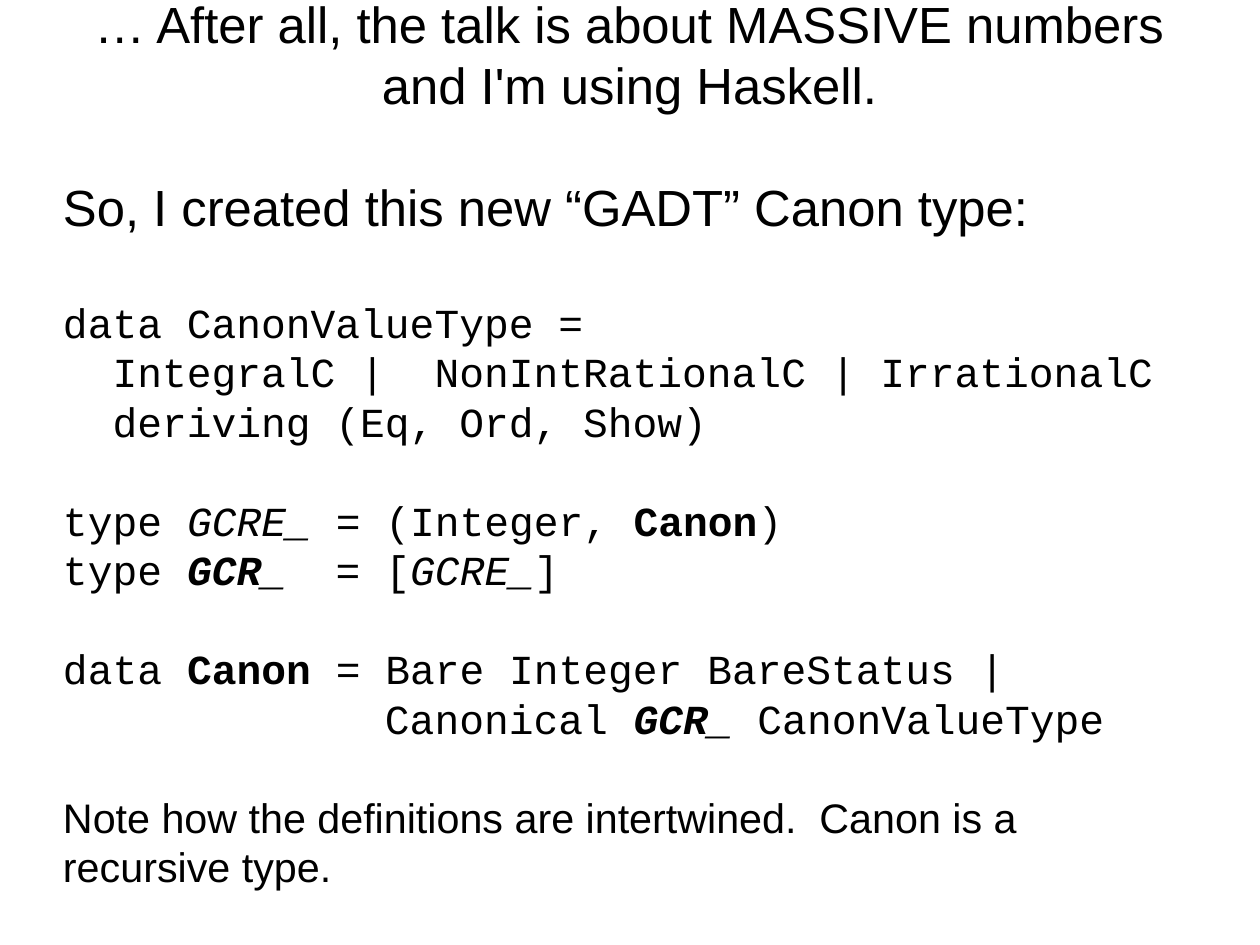
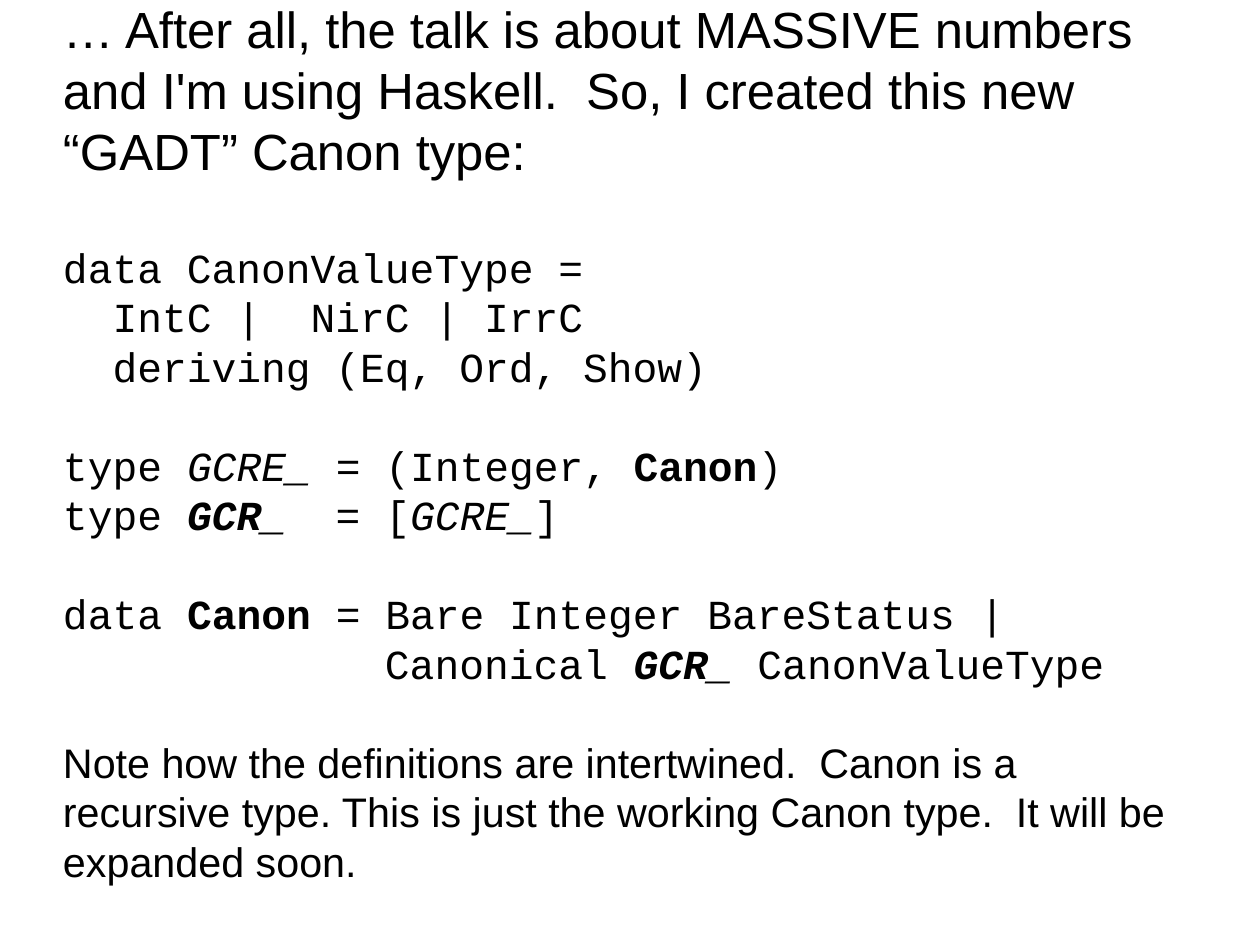
Before and after one commit to grandpascorpion/canon, a slide deck: slide 20 of goBigOrGoHome.odp. Drawn at 1260x945 pixels with LibreOffice and Linux fonts; fonts in the diff are those of the drawing. Boxes give left, top, right and bottom in pixels: in the first picture for what was removed or moved away, otherwise in the second. Text is boxed around its words. In the diff, an @@ line names an element or a change of style, - is before the commit and + after.

```diff
--- a/goBigOrGoHome.odp
+++ b/goBigOrGoHome.odp
@@ subtitle at [63,11,1133,333]: text changed @@
-… After all, the talk is about MASSIVE numbers and I'm using Haskell.
-So, I created this new “GADT” Canon type:
-data CanonValueType =
-IntegralC | NonIntRationalC | IrrationalC
+… After all, the talk is about MASSIVE numbers and I'm using Haskell. So, I created this new “GADT” Canon type:
+data CanonValueType =
+IntC | NirC | IrrC
@@ subtitle at [63,748,1165,885]: text changed @@
-Note how the definitions are intertwined. Canon is a recursive type.
+Note how the definitions are intertwined. Canon is a recursive type. This is just the working Canon type. It will be expanded soon.
```
Also in this commit, not shown: 15 other slides changed, 33 slides added, 4 slides removed, 12 other files.
